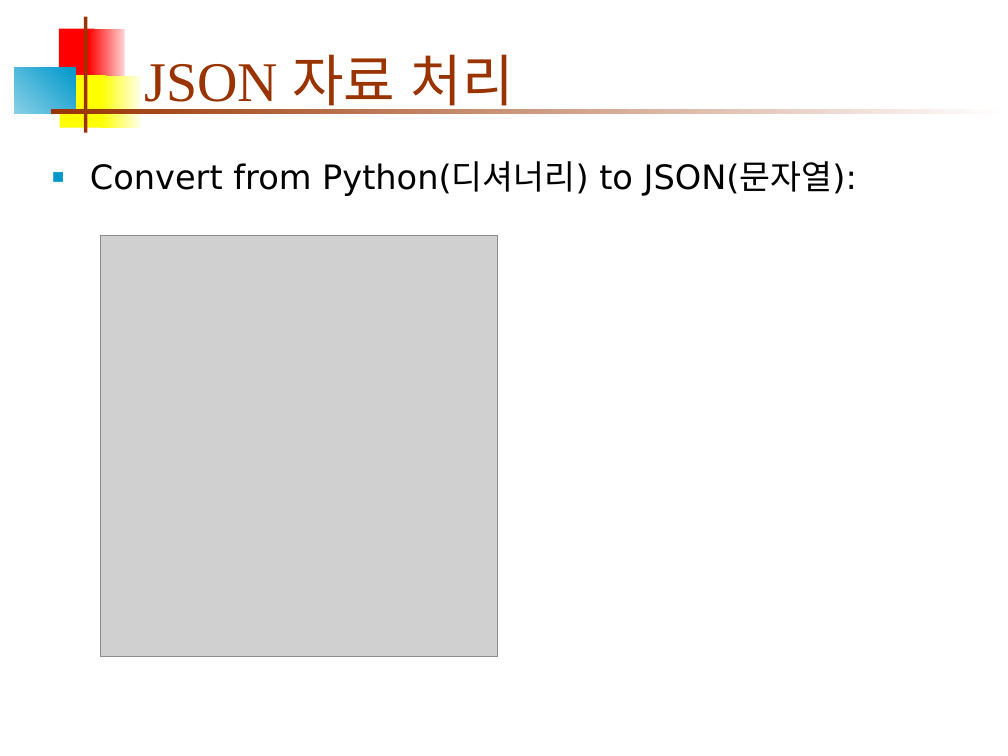
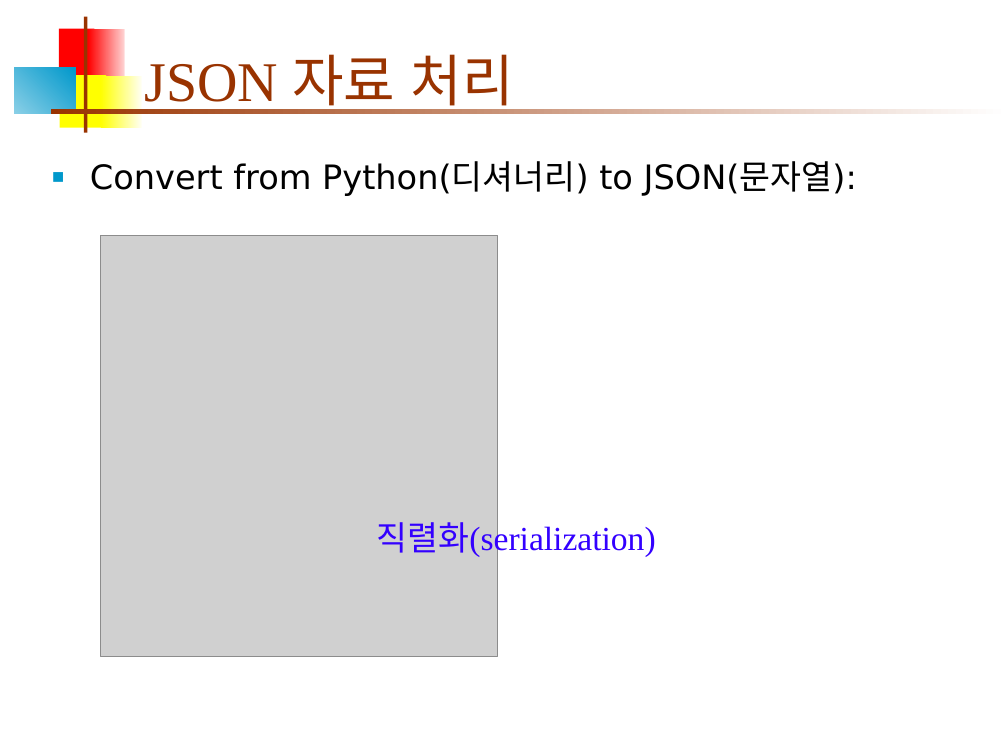
Before and after one commit to iceman67/DataAnalysis, a slide deck: slide 13 of 6wk-JSON-2020.pptx. Drawn at 1008x756 pixels with LibreOffice and Linux fonts; fonts in the diff are those of the drawing; grey boxes stand for pictures. Boxes give left, top, right and bottom in pixels: in the first picture for what was removed or moved away, otherwise in the second. Text is boxed around its words. In the diff, an @@ line names an element or a change of style, - is before the commit and + after.

```diff
--- a/6wk-JSON-2020.pptx
+++ b/6wk-JSON-2020.pptx
@@ text added at [377,516,656,560], 24 pt, text #3300FF @@
+직렬화(serialization)
```
Also in this commit, not shown: 1 other slide changed.
